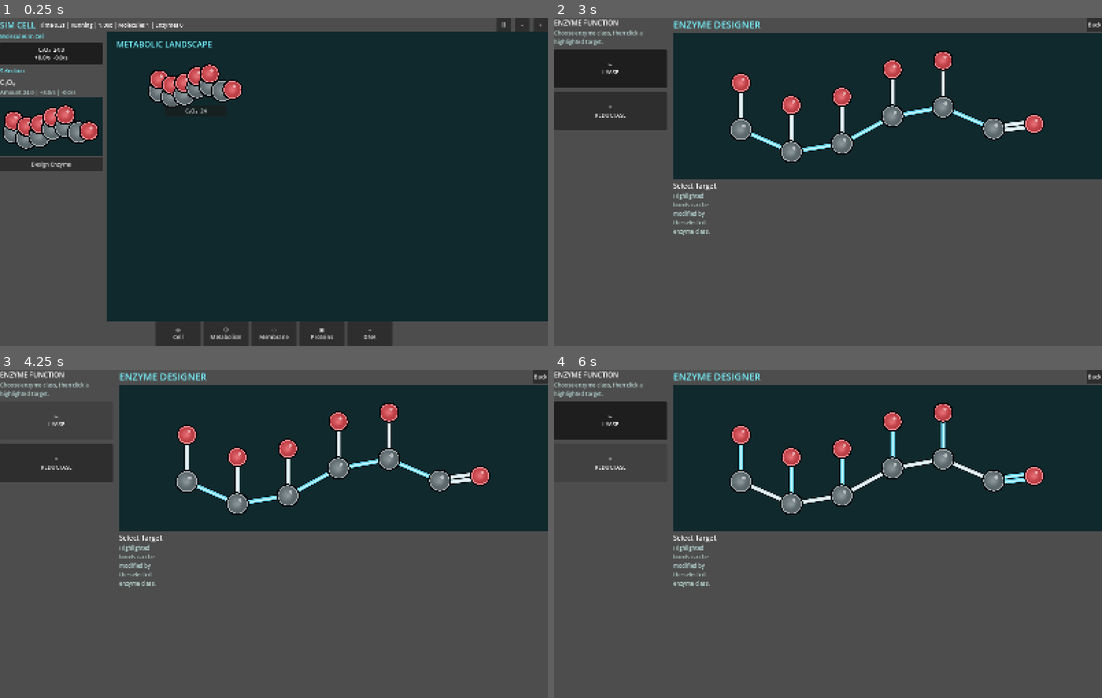
Above: before the commit, frames 1-4 (two rows, left to right).
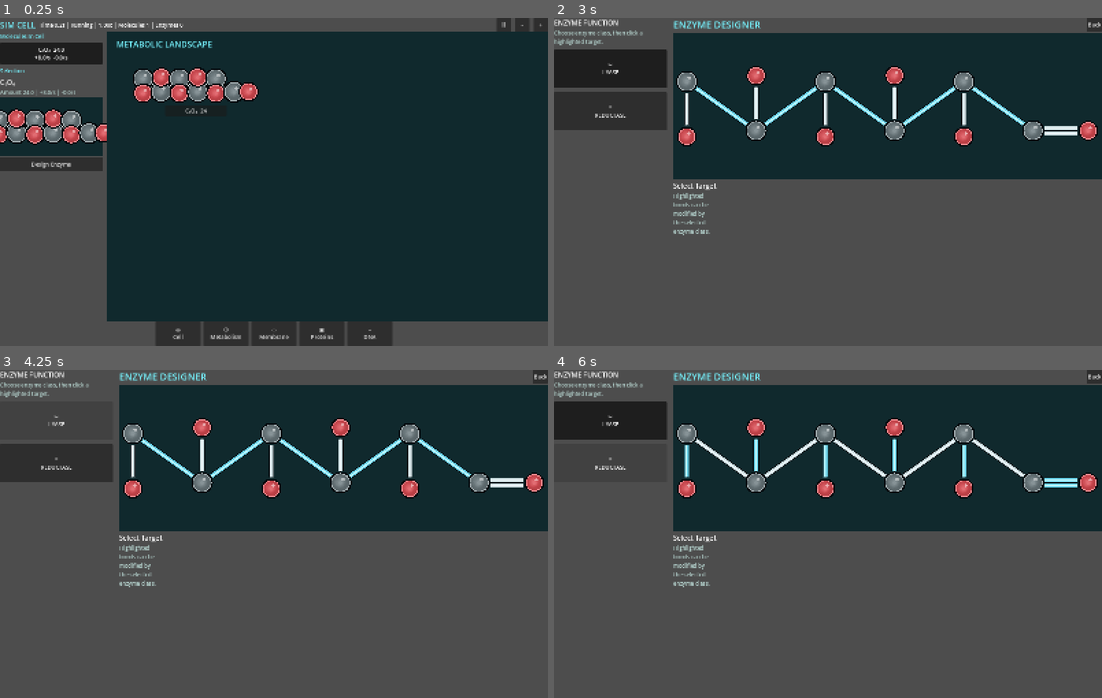
Above: after the commit, the same moments.

Repository: EliasEnglund/SimCell
Game: Godot game, scene res://scenes/main.tscn
Two runs of this game, one before a commit and one after it. Both use one fixed random seed, a clock stepped at 60 frames per second and the inputs below.
Inputs:
- Up to frame 1 (0.25 s): no input
- Up to frame 2 (3 s): click "Ⅱ" at 0.5 s; click "-" at 1.25 s; click "+" at 2 s; click "C₆O₆ 28.0 +8.0/s -0.0/s" at 2.75 s
- Up to frame 3 (4.25 s): click "✂ LYASE" at 3.5 s
- Up to frame 4 (6 s): click "= REDUCTASE" at 4.25 s; click "✂ LYASE" at 5 s; click "= REDUCTASE" at 5.75 s

The runs differ from the first frame. In frame 1, 3.4% of the frame differs, in the area x 0-48%, y 13-41%; in frame 2, 6.5%, in the area x 22-100%, y 10-45%; in frame 3, 6.5%; in frame 4, 6.4%.

Commit message:
Improve molecule spacing and bond visibility

Diff:
--- a/scripts/core/molecule_graph.gd
+++ b/scripts/core/molecule_graph.gd
@@ -8,13 +8,17 @@
 	var atoms: Array[Dictionary] = []
 	var bonds: Array[Dictionary] = []
 	for i in 6:
+		var x := (i - 2.5) * 118.0
+		var y := -42.0 if i % 2 == 0 else 42.0
 		atoms.append({
 			"element": CARBON,
-			"pos": Vector2((i - 2.5) * 82.0, sin(float(i) * 1.25) * 38.0)
-		})
-		var oxygen_pos := Vector2((i - 2.5) * 82.0, sin(float(i) * 1.25) * 38.0 - 76.0)
+			"pos": Vector2(x, y)
+		})
+		var oxygen_pos := Vector2(x, y - 94.0)
+		if i % 2 == 0:
+			oxygen_pos = Vector2(x, y + 94.0)
 		if i == 5:
-			oxygen_pos = Vector2((i - 2.5) * 82.0 + 66.0, sin(float(i) * 1.25) * 38.0 - 8.0)
+			oxygen_pos = Vector2(x + 94.0, y)
 		atoms.append({
 			"element": OXYGEN,
 			"pos": oxygen_pos
--- a/scripts/ui/molecule_canvas.gd
+++ b/scripts/ui/molecule_canvas.gd
@@ -47,7 +47,7 @@
 	for atom in atoms:
 		var pos: Vector2 = transform * atom.get("pos", Vector2.ZERO)
 		var element: String = atom.get("element", "C")
-		var radius := 28.0 if element == "C" else 24.0
+		var radius := 26.0 if element == "C" else 23.0
 		var base := Color("728186") if element == "C" else Color("e85058")
 		_draw_atom(pos, radius, base)
 
@@ -70,8 +70,9 @@
 	if order == 2:
 		offsets = [-7.0, 7.0]
 	for offset in offsets:
-		var start: Vector2 = a + dir * 22.0 + normal * offset
-		var end: Vector2 = b - dir * 22.0 + normal * offset
+		var trim := 34.0
+		var start: Vector2 = a + dir * trim + normal * offset
+		var end: Vector2 = b - dir * trim + normal * offset
 		draw_line(start, end, outline, width + 7.0, true)
 		draw_line(start, end, color.darkened(0.08), width + 2.0, true)
 		draw_line(start + normal * 0.7, end + normal * 0.7, inner, maxf(2.0, width * 0.32), true)
